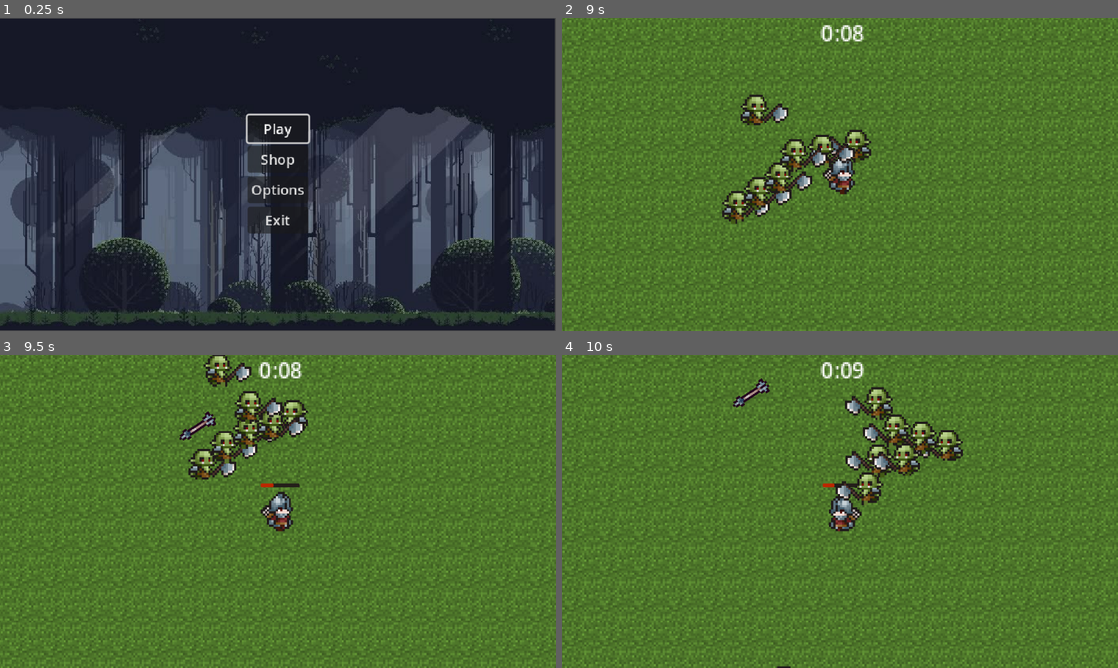
Above: before the commit, frames 1-4 (two rows, left to right).
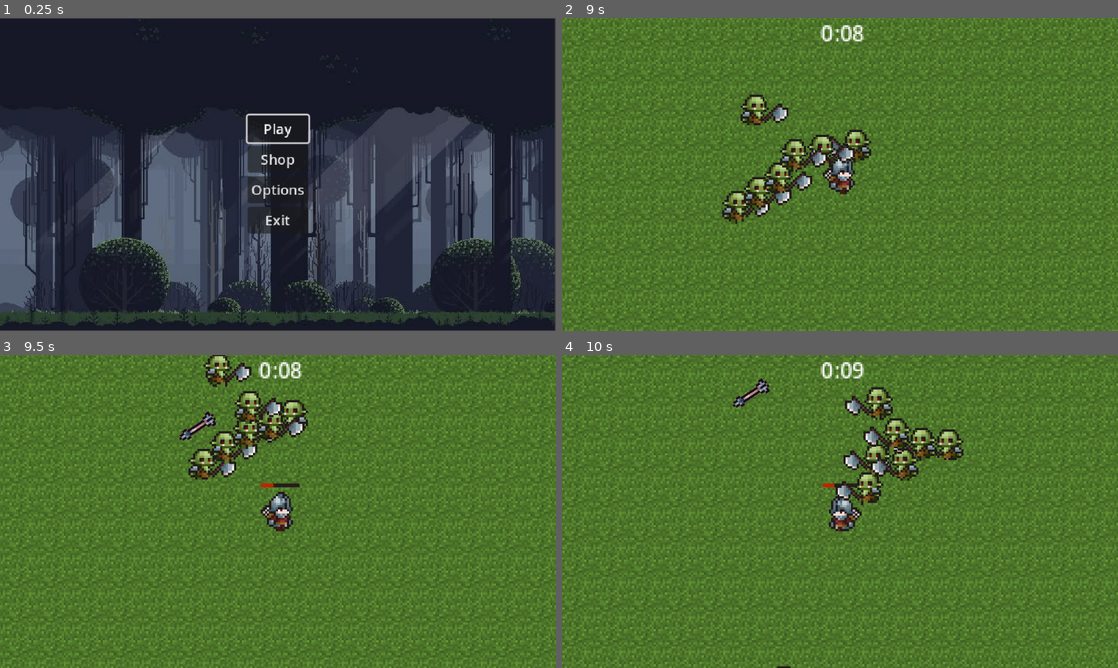
Above: after the commit, the same moments.

Repository: Qxver/Godot-Game
Game: Godot game, scene res://Menu/menu.tscn
Two runs of this game, one before a commit and one after it. Both use one fixed random seed, a clock stepped at 60 frames per second and the inputs below.
Inputs:
- Up to frame 1 (0.25 s): no input
- Up to frame 2 (9 s): click "Play" at 0.5 s; tap Enter at 1.25 s; hold Right (move_right) 1.28-2.03 s; hold S (move_down) 2.03-2.78 s; hold Right (move_right) 2.78-3.53 s; hold W (move_up) 3.53-4.28 s; hold Left (move_left) 4.28-5.78 s; hold S (move_down) 5.78-6.53 s; hold Right (move_right) 6.53-7.28 s; hold W (move_up) 7.28-8.03 s; hold Right (move_right) 8.03-8.78 s; hold S (move_down) from 8.78 s (still down)
- Up to frame 3 (9.5 s): keep holding S (move_down)
- Up to frame 4 (10 s): release S (move_down) at 9.53 s; hold Left (move_left) from 9.53 s (still down)

Frames 1-2 are identical in both runs. In frame 3, 0.1% of the frame differs, in the area x 34-51%, y 12-40%; in frame 4, 2.0%, in the area x 49-73%, y 18-48%.

Commit message:
Added deal damage mechanic

Diff:
--- a/orc.gd
+++ b/orc.gd
@@ -17,3 +17,14 @@
 		$AnimatedSprite2D.flip_h = direction.x < 0  # flip sprite
 
 		move_and_slide()
+
+
+func _on_hurt_box_area_entered(area: Area2D):
+	if area.is_in_group("Attacks"):
+		var weapondamage=area.DealDamage()
+		hurt(weapondamage)
+
+func hurt(weapondamage):
+	health-=weapondamage
+	if health<=0:
+		queue_free()
--- a/orc.tscn
+++ b/orc.tscn
@@ -118,6 +118,8 @@
 [sub_resource type="CircleShape2D" id="CircleShape2D_kapy6"]
 radius = 6.0
 
+[sub_resource type="CircleShape2D" id="CircleShape2D_6hc3a"]
+
 [node name="Orc" type="CharacterBody2D"]
 motion_mode = 1
 script = ExtResource("1_kapy6")
@@ -130,3 +132,16 @@
 [node name="CollisionShape2D" type="CollisionShape2D" parent="."]
 position = Vector2(0, -6)
 shape = SubResource("CircleShape2D_kapy6")
+
+[node name="HurtBox" type="Area2D" parent="."]
+collision_layer = 4
+collision_mask = 4
+
+[node name="CollisionShape2D" type="CollisionShape2D" parent="HurtBox"]
+light_mask = 5
+position = Vector2(0, -7)
+shape = SubResource("CircleShape2D_6hc3a")
+debug_color = Color(0.625291, 0.663003, 0.576079, 0.42)
+
+[connection signal="area_entered" from="HurtBox" to="." method="_on_hurt_box_area_entered"]
+[connection signal="body_entered" from="HurtBox" to="." method="_on_hurt_box_body_entered"]
Not shown: 1 places in orc.tscn that only renumber resources
